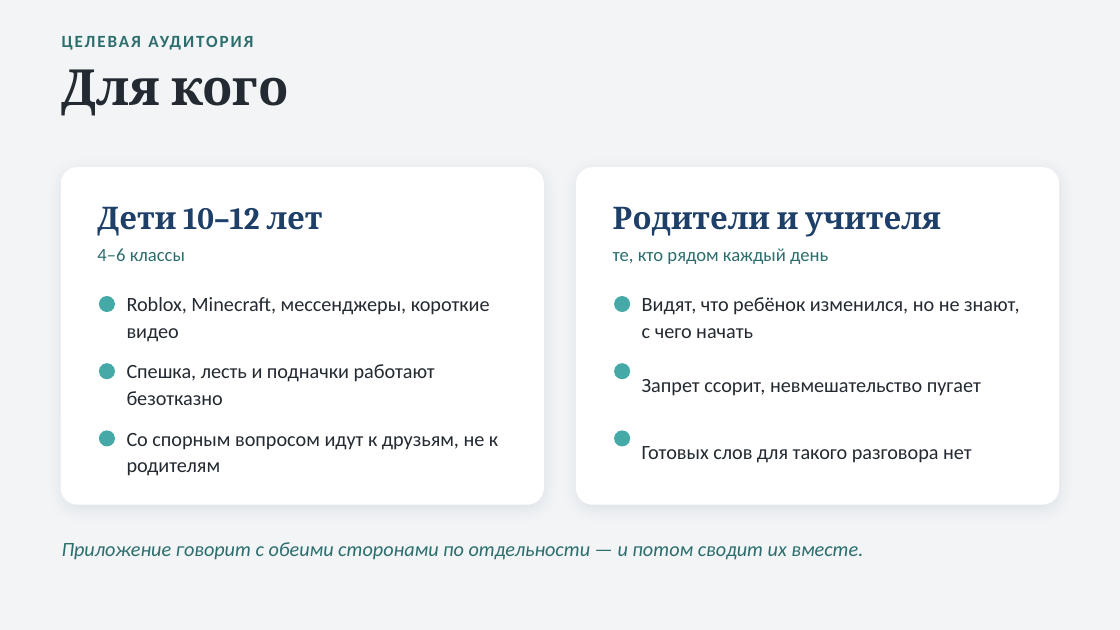
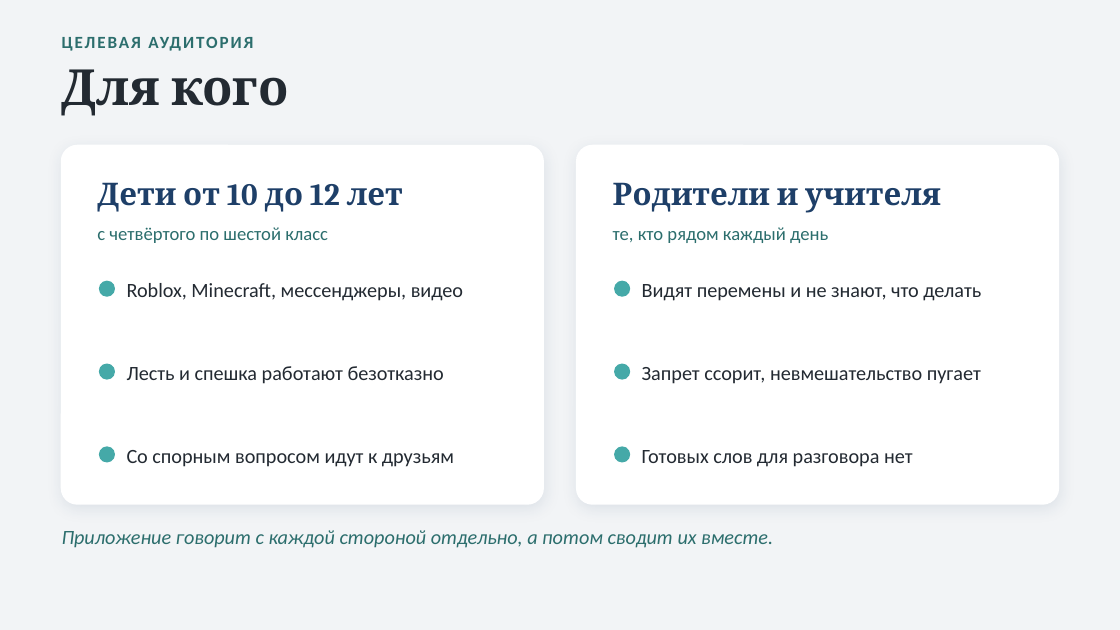
Before and after one commit to Levalnik0/proekt-eho, a slide deck: slide 3 of Проект_Эхо_презентация.pptx. Drawn at 1120x630 pixels with LibreOffice and Linux fonts; fonts in the diff are those of the drawing. Boxes give left, top, right and bottom in pixels: in the first picture for what was removed or moved away, otherwise in the second. Text is boxed around its words. In the diff, an @@ line names an element or a change of style, - is before the commit and + after.

```diff
--- a/Проект_Эхо_презентация.pptx
+++ b/Проект_Эхо_презентация.pptx
@@ rounded rectangle: place and size @@
-rounded rectangle at box(62, 168, 543, 504)
+rounded rectangle at box(62, 146, 543, 504)
@@ rounded rectangle at box(62, 146, 543, 504): proportions changed @@
@@ rounded rectangle at box(577, 146, 1058, 504): proportions changed @@
@@ rounded rectangle: place and size @@
-rounded rectangle at box(577, 168, 1058, 504)
+rounded rectangle at box(577, 146, 1058, 504)
@@ text "Родители и учителя": place and size @@
-text "Родители и учителя" at box(613, 206, 941, 237)
+text "Родители и учителя" at box(613, 182, 941, 213)
@@ text at box(97, 182, 403, 212): text changed @@
-Дети 10–12 лет
+Дети от 10 до 12 лет
@@ vertical alignment middle to top in 11 elements at box(613, 227, 828, 243), box(642, 367, 981, 384), box(613, 182, 941, 213), box(642, 450, 913, 467), box(127, 283, 463, 301), box(127, 450, 454, 467), box(97, 182, 403, 212), box(127, 366, 444, 384), box(62, 530, 773, 548), box(642, 284, 981, 301), box(97, 227, 328, 243) @@
@@ text at box(97, 227, 328, 243): text changed @@
-4–6 классы
+с четвёртого по шестой класс
@@ text "те, кто рядом каждый день": place and size @@
-text "те, кто рядом каждый день" at box(613, 248, 828, 264)
+text "те, кто рядом каждый день" at box(613, 227, 828, 243)
@@ ellipse: place and size @@
-ellipse at box(100, 297, 114, 311)
+ellipse at box(100, 281, 114, 296)
@@ text at box(127, 283, 463, 301): text changed @@
-Roblox, Minecraft, мессенджеры, короткие видео
+Roblox, Minecraft, мессенджеры, видео
@@ ellipse: place and size @@
-ellipse at box(615, 297, 629, 311)
+ellipse at box(615, 281, 629, 296)
@@ text at box(642, 284, 981, 301): text changed @@
-Видят, что ребёнок изменился, но не знают, с чего начать
+Видят перемены и не знают, что делать
@@ text at box(127, 366, 444, 384): text changed @@
-Спешка, лесть и подначки работают безотказно
+Лесть и спешка работают безотказно
@@ ellipse: place and size @@
-ellipse at box(100, 431, 114, 446)
+ellipse at box(100, 447, 114, 461)
@@ ellipse: place and size @@
-ellipse at box(615, 431, 629, 446)
+ellipse at box(615, 447, 629, 461)
@@ text at box(127, 450, 454, 467): text changed @@
-Со спорным вопросом идут к друзьям, не к родителям
+Со спорным вопросом идут к друзьям
@@ text at box(642, 450, 913, 467): text changed @@
-Готовых слов для такого разговора нет
+Готовых слов для разговора нет
@@ text at box(62, 530, 773, 548): text changed @@
-Приложение говорит с обеими сторонами по отдельности — и потом сводит их вместе.
+Приложение говорит с каждой стороной отдельно, а потом сводит их вместе.
```
Also in this commit, not shown: 10 other slides changed, 1 slide added, 9 other files.
